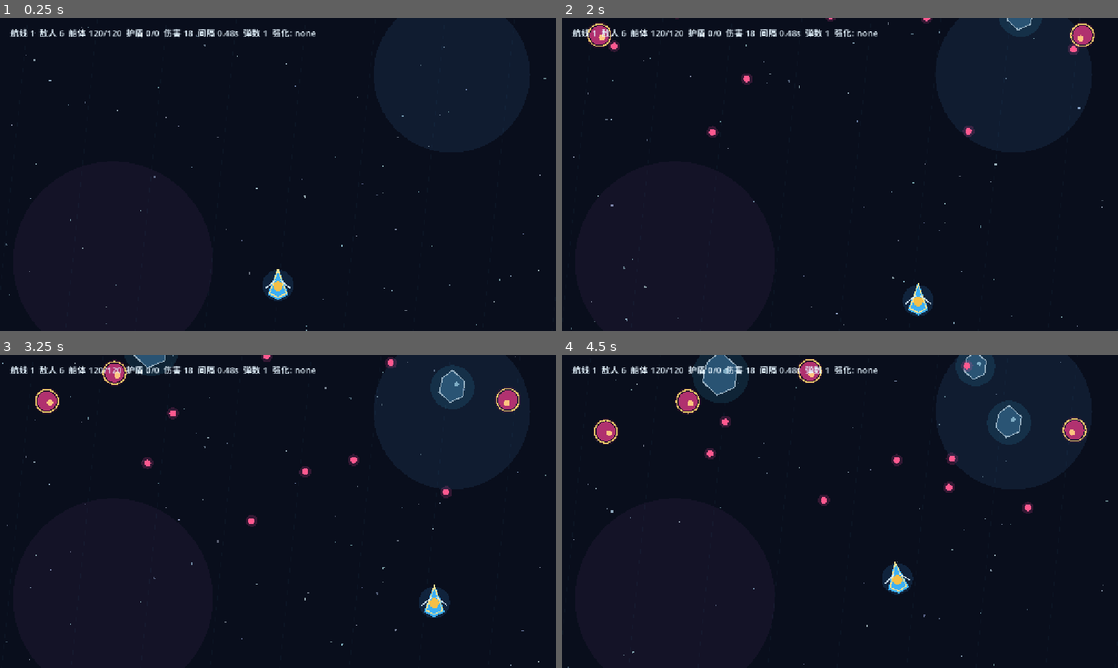
Above: before the commit, frames 1-4 (two rows, left to right).
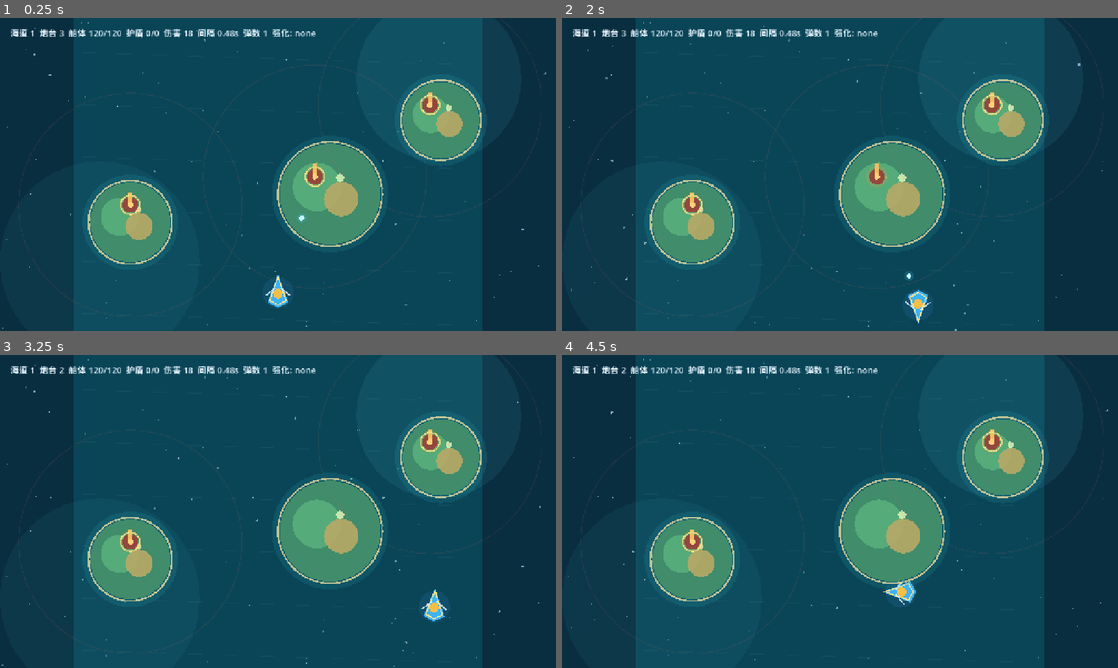
Above: after the commit, the same moments.

Repository: Xxxxs2/Genshin-td2
Game: Godot game, scene res://scenes/Main.tscn
The game is run twice, just before and just after one commit, with the same random seed, the same clock (stepped at 60 frames per second) and the same inputs.
Inputs:
- Up to frame 1 (0.25 s): no input
- Up to frame 2 (2 s): hold D (move_right) 0.53-1.28 s; hold S (move_down) from 1.28 s (still down)
- Up to frame 3 (3.25 s): release S (move_down) at 2.03 s; hold D (move_right) 2.03-2.78 s; hold W (move_up) from 2.78 s (still down)
- Up to frame 4 (4.5 s): release W (move_up) at 3.53 s; hold A (move_left) from 3.53 s (still down)

The runs differ from the first frame. In frame 1, 99% of the frame differs, in the area x 0-100%, y 0-100%; in frame 2, 99%; in frame 3, 99%; in frame 4, 99%.

Commit message:
Implement seaway island turret gameplay

Diff:
--- /dev/null
+++ b/scripts/Island.gd
@@ -0,0 +1,18 @@
+extends Node2D
+class_name Island
+
+var radius := 86.0
+var label := ""
+
+func setup(spawn_position: Vector2, new_radius: float, new_label: String = "") -> void:
+	position = spawn_position
+	radius = new_radius
+	label = new_label
+
+func _draw() -> void:
+	draw_circle(Vector2.ZERO, radius + 18.0, Color(0.17, 0.73, 0.78, 0.14))
+	draw_circle(Vector2.ZERO, radius, Color(0.25, 0.55, 0.42, 1.0))
+	draw_circle(Vector2(-radius * 0.26, -radius * 0.14), radius * 0.48, Color(0.34, 0.68, 0.48, 0.94))
+	draw_circle(Vector2(radius * 0.22, radius * 0.1), radius * 0.34, Color(0.72, 0.66, 0.4, 0.9))
+	draw_arc(Vector2.ZERO, radius + 4.0, 0.0, TAU, 96, Color(0.91, 0.86, 0.62, 0.8), 4.0)
+	draw_circle(Vector2(radius * 0.2, -radius * 0.32), radius * 0.08, Color(0.92, 0.98, 0.74, 0.78))
--- a/scripts/Main.gd
+++ b/scripts/Main.gd
@@ -1,13 +1,14 @@
 extends Node2D
 
 const PlayerShipScript := preload("res://scripts/PlayerShip.gd")
-const EnemyScript := preload("res://scripts/Enemy.gd")
 const BulletScript := preload("res://scripts/Bullet.gd")
 const StarfieldScript := preload("res://scripts/Starfield.gd")
-const TerrainObstacleScript := preload("res://scripts/TerrainObstacle.gd")
+const IslandScript := preload("res://scripts/Island.gd")
+const TurretScript := preload("res://scripts/Turret.gd")
 
 const ARENA_SIZE := Vector2(1280, 720)
-const NAV_RECT := Rect2(Vector2(60, 390), Vector2(1160, 260))
+const MAP_BOUNDS := Rect2(Vector2(50, 50), Vector2(1180, 620))
+const EXIT_RECT := Rect2(Vector2(520, 42), Vector2(240, 58))
 const UPGRADE_POOL := [
 	{"id": "damage", "name": "星轨主炮", "desc": "武器伤害 +25%"},
 	{"id": "rate", "name": "辉光装填", "desc": "开火速度 +18%"},
@@ -18,19 +19,20 @@
 	{"id": "heal", "name": "潮汐护核", "desc": "回复 35，生命上限 +10"},
 	{"id": "shield", "name": "镜光屏障", "desc": "获得可再生护盾"},
 	{"id": "aura", "name": "回旋星刃", "desc": "船周围周期伤害"},
-	{"id": "slow_bullets", "name": "航线偏转", "desc": "敌方弹幕速度 -15%"}
+	{"id": "slow_bullets", "name": "干扰旗语", "desc": "炮台弹速 -15%"},
+	{"id": "lock_jammer", "name": "迷雾干扰", "desc": "炮台锁定变慢"}
 ]
 
 var player: Node2D
-var enemies: Array = []
+var turrets: Array = []
 var bullets: Array = []
-var obstacles: Array = []
+var islands: Array = []
 var level := 1
 var state := "combat"
 var selected_upgrade_ids: Array[String] = []
-var enemy_bullet_speed_factor := 1.0
+var turret_bullet_speed_factor := 1.0
+var turret_lock_factor := 1.0
 var aura_timer := 0.0
-var obstacle_spawn_timer := 0.0
 
 var ui_layer: CanvasLayer
 var hud_label: Label
@@ -48,9 +50,9 @@
 		return
 	_handle_player_auto_fire()
 	_handle_player_aura(delta)
-	_tick_enemies(delta)
-	_tick_obstacles(delta)
+	_tick_turrets(delta)
 	_check_collisions()
+	_check_exit()
 	_cleanup_bullets()
 	_update_hud()
 
@@ -113,40 +115,63 @@
 func _start_level() -> void:
 	state = "combat"
 	center_panel.visible = false
-	for enemy in enemies:
-		if is_instance_valid(enemy):
-			enemy.queue_free()
-	enemies.clear()
+	for turret in turrets:
+		if is_instance_valid(turret):
+			turret.queue_free()
+	turrets.clear()
 	for bullet in bullets:
 		if is_instance_valid(bullet):
 			bullet.queue_free()
 	bullets.clear()
-	for obstacle in obstacles:
-		if is_instance_valid(obstacle):
-			obstacle.queue_free()
-	obstacles.clear()
-	obstacle_spawn_timer = 0.7
-	var enemy_count := 4 + level * 2
-	for i in range(enemy_count):
-		_spawn_enemy(i, enemy_count)
-	for i in range(2 + mini(level, 3)):
-		_spawn_obstacle(-180.0 - i * 190.0)
+	for island in islands:
+		if is_instance_valid(island):
+			island.queue_free()
+	islands.clear()
+	player.position = Vector2(ARENA_SIZE.x * 0.5, ARENA_SIZE.y - 88.0)
+	_build_seaway_level()
 	_update_hud()
 
-func _spawn_enemy(index: int, total: int) -> void:
-	var lane_width := (ARENA_SIZE.x - 180.0) / maxf(1.0, float(total - 1))
-	var spawn := Vector2(90.0 + lane_width * index + randf_range(-36.0, 36.0), -70.0 - float(index % 5) * 68.0)
-	spawn.x = clamp(spawn.x, 90.0, ARENA_SIZE.x - 90.0)
-	var enemy := EnemyScript.new()
-	enemy.setup(level, spawn)
-	enemy.killed.connect(_on_enemy_killed)
-	enemies.append(enemy)
-	add_child(enemy)
+func _build_seaway_level() -> void:
+	var layouts := [
+		[
+			{"pos": Vector2(300, 470), "r": 92, "turret": Vector2(300, 430)},
+			{"pos": Vector2(760, 405), "r": 116, "turret": Vector2(725, 365)},
+			{"pos": Vector2(1015, 235), "r": 88, "turret": Vector2(990, 200)}
+		],
+		[
+			{"pos": Vector2(430, 520), "r": 108, "turret": Vector2(465, 480)},
+			{"pos": Vector2(850, 495), "r": 96, "turret": Vector2(815, 455)},
+			{"pos": Vector2(650, 245), "r": 125, "turret": Vector2(650, 205)}
+		],
+		[
+			{"pos": Vector2(245, 360), "r": 104, "turret": Vector2(280, 320)},
+			{"pos": Vector2(650, 450), "r": 112, "turret": Vector2(650, 405)},
+			{"pos": Vector2(1020, 345), "r": 106, "turret": Vector2(980, 300)},
+			{"pos": Vector2(520, 175), "r": 76, "turret": Vector2(520, 145)}
+		]
+	]
+	var layout: Array = layouts[(level - 1) % layouts.size()]
+	for item in layout:
+		_spawn_island(item["pos"], item["r"], item["turret"])
+	if level > 3:
+		_spawn_island(Vector2(350 + (level % 3) * 260, 300), 78.0, Vector2(350 + (level % 3) * 260, 265))
+
+func _spawn_island(pos: Vector2, radius: float, turret_pos: Vector2) -> void:
+	var island := IslandScript.new()
+	island.setup(pos, radius)
+	islands.append(island)
+	add_child(island)
+	var turret := TurretScript.new()
+	turret.setup(turret_pos, level)
+	turret.lock_time *= turret_lock_factor
+	turret.destroyed.connect(_on_turret_destroyed)
+	turrets.append(turret)
+	add_child(turret)
 
 func _handle_player_auto_fire() -> void:
 	if not player.can_fire():
 		return
-	var target := _find_nearest_enemy(player.weapon_range)
+	var target := _find_nearest_turret(player.weapon_range)
 	if target == null:
 		return
 	var base_direction := (target.position - player.position).normalized()
@@ -167,69 +192,40 @@
 	if aura_timer > 0.0:
 		return
 	aura_timer = 0.72
-	for enemy in enemies:
-		if is_instance_valid(enemy) and player.position.distance_to(enemy.position) <= player.aura_radius + enemy.radius:
-			enemy.take_damage(player.aura_damage)
-
-func _find_nearest_enemy(max_range: float) -> Node2D:
+	for turret in turrets:
+		if is_instance_valid(turret) and player.position.distance_to(turret.position) <= player.aura_radius + turret.radius:
+			turret.take_damage(player.aura_damage)
+
+func _find_nearest_turret(max_range: float) -> Node2D:
 	var best: Node2D = null
 	var best_distance := max_range
-	for enemy in enemies:
-		if not is_instance_valid(enemy):
+	for turret in turrets:
+		if not is_instance_valid(turret):
 			continue
-		var distance := player.position.distance_to(enemy.position)
+		var distance := player.position.distance_to(turret.position)
 		if distance <= best_distance:
-			best = enemy
+			best = turret
 			best_distance = distance
 	return best
 
-func _tick_enemies(delta: float) -> void:
-	for enemy in enemies:
-		if not is_instance_valid(enemy):
+func _tick_turrets(delta: float) -> void:
+	for turret in turrets:
+		if not is_instance_valid(turret):
 			continue
-		for bullet in enemy.tick(delta, player):
-			bullet.velocity *= enemy_bullet_speed_factor
+		for bullet in turret.tick(delta, player, turret_bullet_speed_factor):
 			bullets.append(bullet)
 			add_child(bullet)
-		if enemy.position.y > ARENA_SIZE.y + 70.0:
-			player.take_damage(enemy.bullet_damage * 1.5)
-			enemies.erase(enemy)
-			enemy.queue_free()
-	if enemies.is_empty() and state == "combat":
-		_show_upgrade_choices()
-
-func _tick_obstacles(delta: float) -> void:
-	obstacle_spawn_timer -= delta
-	if obstacle_spawn_timer <= 0.0:
-		obstacle_spawn_timer = maxf(1.35, 2.6 - level * 0.08)
-		if obstacles.size() < 5 + mini(level, 4):
-			_spawn_obstacle(randf_range(-120.0, -40.0))
-	for obstacle in obstacles.duplicate():
-		if not is_instance_valid(obstacle):
-			obstacles.erase(obstacle)
-			continue
-		if obstacle.position.y > ARENA_SIZE.y + obstacle.radius + 30.0:
-			obstacles.erase(obstacle)
-			obstacle.queue_free()
-
-func _spawn_obstacle(spawn_y: float) -> void:
-	var obstacle := TerrainObstacleScript.new()
-	var radius := randf_range(34.0, 58.0)
-	var x := randf_range(120.0 + radius, ARENA_SIZE.x - 120.0 - radius)
-	obstacle.setup(Vector2(x, spawn_y), radius, randf_range(48.0, 72.0) + level * 2.0, 8.0 + level * 1.2)
-	obstacles.append(obstacle)
-	add_child(obstacle)
 
 func _check_collisions() -> void:
 	for bullet in bullets:
 		if not is_instance_valid(bullet):
 			continue
 		if bullet.bullet_owner == 0:
-			for enemy in enemies:
-				if not is_instance_valid(enemy):
+			for turret in turrets:
+				if not is_instance_valid(turret):
 					continue
-				if bullet.position.distance_to(enemy.position) <= bullet.radius + enemy.radius:
-					enemy.take_damage(bullet.damage)
+				if bullet.position.distance_to(turret.position) <= bullet.radius + turret.radius:
+					turret.take_damage(bullet.damage)
 					if bullet.consume_hit():
 						bullet.queue_free()
 					break
@@ -237,34 +233,37 @@
 			if bullet.position.distance_to(player.position) <= bullet.radius + player.radius:
 				player.take_damage(bullet.damage)
 				bullet.queue_free()
-	for obstacle in obstacles:
-		if not is_instance_valid(obstacle):
+	for island in islands:
+		if not is_instance_valid(island):
 			continue
-		var offset: Vector2 = player.position - obstacle.position
-		var min_distance: float = player.radius + obstacle.radius
+		var offset: Vector2 = player.position - island.position
+		var min_distance: float = player.radius + island.radius
 		var distance: float = offset.length()
 		if distance < min_distance and distance > 0.01:
-			player.position = obstacle.position + offset.normalized() * min_distance
-			player.position.x = clamp(player.position.x, NAV_RECT.position.x, NAV_RECT.end.x)
-			player.position.y = clamp(player.position.y, NAV_RECT.position.y, NAV_RECT.end.y)
-			player.take_damage(obstacle.damage)
+			player.position = island.position + offset.normalized() * min_distance
+			player.position.x = clamp(player.position.x, MAP_BOUNDS.position.x, MAP_BOUNDS.end.x)
+			player.position.y = clamp(player.position.y, MAP_BOUNDS.position.y, MAP_BOUNDS.end.y)
+	player.position.x = clamp(player.position.x, MAP_BOUNDS.position.x, MAP_BOUNDS.end.x)
+	player.position.y = clamp(player.position.y, MAP_BOUNDS.position.y, MAP_BOUNDS.end.y)
+
+func _check_exit() -> void:
+	if EXIT_RECT.has_point(player.position):
+		_show_upgrade_choices()
 
 func _cleanup_bullets() -> void:
 	bullets = bullets.filter(func(bullet) -> bool:
 		return is_instance_valid(bullet) and bullet.is_inside_tree()
 	)
 
-func _on_enemy_killed(enemy) -> void:
-	enemies.erase(enemy)
+func _on_turret_destroyed(turret) -> void:
+	turrets.erase(turret)
 	_update_hud()
-	if enemies.is_empty() and state == "combat":
-		_show_upgrade_choices()
 
 func _show_upgrade_choices() -> void:
 	state = "upgrade"
 	center_panel.visible = true
 	var title := center_panel.get_node("MarginContainer/VBoxContainer/Title") as Label
-	title.text = "第 %d 段航线完成 - 选择一项强化" % level
+	title.text = "第 %d 段海道通过 - 选择一项强化" % level
 	for child in upgrade_row.get_children():
 		child.queue_free()
 	var choices := _roll_upgrade_choices()
@@ -297,6 +296,7 @@
 			player.pierce = mini(player.pierce + 1, 4)
 		"speed":
 			player.speed *= 1.15
+			player.forward_speed *= 1.12
 		"heal":
 			player.max_health += 10.0
 			player.heal(35.0)
@@ -307,7 +307,9 @@
 			player.aura_damage += 8.0 + level * 1.5
 			player.aura_radius += 10.0
 		"slow_bullets":
-			enemy_bullet_speed_factor = maxf(0.55, enemy_bullet_speed_factor * 0.85)
+			turret_bullet_speed_factor = maxf(0.55, turret_bullet_speed_factor * 0.85)
+		"lock_jammer":
+			turret_lock_factor *= 1.25
 	selected_upgrade_ids.append(upgrade_id)
 	level += 1
 	_start_level()
@@ -343,18 +345,19 @@
 	player.shield_charges = 0
 	player.aura_damage = 0.0
 	player.aura_radius = 118.0
-	enemy_bullet_speed_factor = 1.0
+	turret_bullet_speed_factor = 1.0
+	turret_lock_factor = 1.0
 	aura_timer = 0.0
-	player.position = Vector2(ARENA_SIZE.x * 0.5, ARENA_SIZE.y - 105.0)
+	player.position = Vector2(ARENA_SIZE.x * 0.5, ARENA_SIZE.y - 88.0)
 	_start_run()
 
 func _update_hud() -> void:
 	var upgrades := "none"
 	if not selected_upgrade_ids.is_empty():
 		upgrades = ", ".join(selected_upgrade_ids)
-	hud_label.text = "航线 %d  敌人 %d  船体 %.0f/%.0f  护盾 %d/%d  伤害 %.0f  间隔 %.2fs  弹数 %d  强化: %s" % [
+	hud_label.text = "海道 %d  炮台 %d  船体 %.0f/%.0f  护盾 %d/%d  伤害 %.0f  间隔 %.2fs  弹数 %d  强化: %s" % [
 		level,
-		enemies.size(),
+		turrets.size(),
 		player.health,
 		player.max_health,
 		player.shield_charges,
--- a/scripts/PlayerShip.gd
+++ b/scripts/PlayerShip.gd
@@ -4,8 +4,8 @@
 signal died
 
 const ARENA_SIZE := Vector2(1280, 720)
-const NAV_MIN_Y := 390.0
-const NAV_MAX_Y := 650.0
+const NAV_MIN_Y := 70.0
+const NAV_MAX_Y := 660.0
 
 var speed := 240.0
 var forward_speed := 180.0
@@ -34,8 +34,8 @@
 	position.y += input.y * forward_speed * delta
 	position.x = clamp(position.x, 60.0, ARENA_SIZE.x - 60.0)
 	position.y = clamp(position.y, NAV_MIN_Y, NAV_MAX_Y)
-	var target_tilt := input.x * 0.14
-	rotation = lerp_angle(rotation, target_tilt, 8.0 * delta)
+	if input.length_squared() > 0.02:
+		rotation = lerp_angle(rotation, input.angle() + PI * 0.5, 7.5 * delta)
 	_fire_timer = maxf(0.0, _fire_timer - delta)
 	_invulnerable_timer = maxf(0.0, _invulnerable_timer - delta)
 	if max_shield_charges > 0 and shield_charges < max_shield_charges:
--- a/scripts/Starfield.gd
+++ b/scripts/Starfield.gd
@@ -2,8 +2,6 @@
 class_name Starfield
 
 var stars: Array[Dictionary] = []
-var scroll_speed := 42.0
-var stripe_offset := 0.0
 
 func _ready() -> void:
 	for i in range(130):
@@ -14,20 +12,16 @@
 			"color": Color.from_hsv(randf_range(0.5, 0.64), randf_range(0.1, 0.32), randf_range(0.72, 1.0), randf_range(0.45, 0.85))
 		})
 
-func _process(delta: float) -> void:
-	stripe_offset = fmod(stripe_offset + scroll_speed * delta, 160.0)
-	for star in stars:
-		star["position"].y += scroll_speed * delta * (0.65 + star["size"] * 0.18)
-		if star["position"].y > 730.0:
-			star["position"] = Vector2(randf_range(0.0, 1280.0), randf_range(-24.0, 0.0))
+func _process(_delta: float) -> void:
 	queue_redraw()
 
 func _draw() -> void:
-	draw_rect(Rect2(Vector2.ZERO, Vector2(1280, 720)), Color(0.035, 0.055, 0.11, 1.0))
-	draw_circle(Vector2(1040, 130), 180.0, Color(0.25, 0.48, 0.72, 0.13))
-	draw_circle(Vector2(260, 560), 230.0, Color(0.47, 0.26, 0.56, 0.10))
+	draw_rect(Rect2(Vector2.ZERO, Vector2(1280, 720)), Color(0.035, 0.18, 0.25, 1.0))
+	draw_rect(Rect2(Vector2(170, 0), Vector2(940, 720)), Color(0.04, 0.27, 0.34, 1.0))
+	draw_circle(Vector2(1010, 140), 190.0, Color(0.35, 0.8, 0.92, 0.09))
+	draw_circle(Vector2(230, 560), 230.0, Color(0.24, 0.68, 0.74, 0.08))
 	for star in stars:
 		var pulse: float = 0.55 + sin(Time.get_ticks_msec() * 0.0018 + star.phase) * 0.32
 		draw_circle(star.position, star.size * pulse, star.color)
-	for x in range(-80, 1440, 160):
-		draw_line(Vector2(x, -160 + stripe_offset), Vector2(x - 90, 720 + stripe_offset), Color(0.35, 0.72, 0.95, 0.04), 1.0)
+	for y in range(80, 720, 120):
+		draw_line(Vector2(190, y), Vector2(1090, y + 28), Color(0.68, 0.95, 1.0, 0.045), 1.0)
--- /dev/null
+++ b/scripts/Turret.gd
@@ -0,0 +1,70 @@
+extends Node2D
+class_name Turret
+
+signal destroyed(turret)
+
+const BulletScript := preload("res://scripts/Bullet.gd")
+
+var max_health := 70.0
+var health := 70.0
+var radius := 18.0
+var attack_range := 275.0
+var lock_time := 0.75
+var fire_interval := 1.35
+var bullet_speed := 330.0
+var bullet_damage := 13.0
+
+var _lock_progress := 0.0
+var _fire_timer := 0.35
+var _is_locking := false
+
+func setup(spawn_position: Vector2, level: int) -> void:
+	position = spawn_position
+	max_health = 56.0 + level * 18.0
+	health = max_health
+	attack_range = 245.0 + level * 12.0
+	fire_interval = maxf(0.72, 1.45 - level * 0.06)
+	bullet_speed = 300.0 + level * 12.0
+	bullet_damage = 9.0 + level * 2.1
+	_lock_progress = 0.0
+	_fire_timer = randf_range(0.2, 0.8)
+
+func tick(delta: float, player: Node2D, bullet_speed_factor: float = 1.0) -> Array:
+	var created: Array = []
+	var to_player: Vector2 = player.position - position
+	var distance := to_player.length()
+	_is_locking = distance <= attack_range
+	if _is_locking:
+		_lock_progress = minf(lock_time, _lock_progress + delta)
+		_fire_timer -= delta
+		rotation = lerp_angle(rotation, to_player.angle() + PI * 0.5, 10.0 * delta)
+		if _lock_progress >= lock_time and _fire_timer <= 0.0:
+			_fire_timer = fire_interval
+			var direction := to_player.normalized()
+			var bullet := BulletScript.new()
+			bullet.setup(position + direction * 25.0, direction * bullet_speed * bullet_speed_factor, bullet_damage, 1, 8.0, 0)
+			created.append(bullet)
+	else:
+		_lock_progress = maxf(0.0, _lock_progress - delta * 1.4)
+	queue_redraw()
+	return created
+
+func take_damage(amount: float) -> void:
+	health -= amount
+	queue_redraw()
+	if health <= 0.0:
+		destroyed.emit(self)
+		queue_free()
+
+func _draw() -> void:
+	draw_arc(Vector2.ZERO, attack_range, 0.0, TAU, 96, Color(1.0, 0.42, 0.36, 0.10), 2.0)
+	draw_circle(Vector2.ZERO, radius + 7.0, Color(0.98, 0.54, 0.25, 0.18))
+	draw_circle(Vector2.ZERO, radius, Color(0.58, 0.28, 0.24, 1.0))
+	draw_rect(Rect2(Vector2(-5, -radius - 12), Vector2(10, 25)), Color(0.94, 0.74, 0.38, 1.0))
+	draw_circle(Vector2.ZERO, radius * 0.38, Color(1.0, 0.82, 0.48, 1.0))
+	if _is_locking:
+		var progress := 0.0
+		if lock_time > 0.0:
+			progress = _lock_progress / lock_time
+		draw_arc(Vector2.ZERO, radius + 13.0, -PI * 0.5, -PI * 0.5 + TAU * progress, 48, Color(1.0, 0.24, 0.22, 0.95), 4.0)
+	draw_arc(Vector2.ZERO, radius + 4.0, 0.0, TAU * (health / max_health), 32, Color(0.95, 0.88, 0.52, 0.95), 3.0)
Not shown, changed: README.md
Not shown, changed: docs/miliastra_blueprint.md
